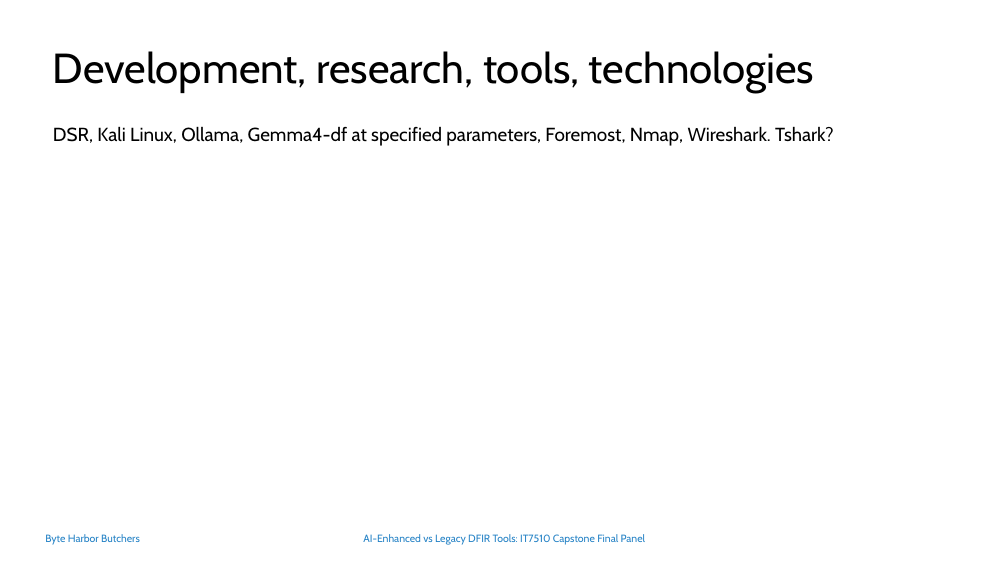
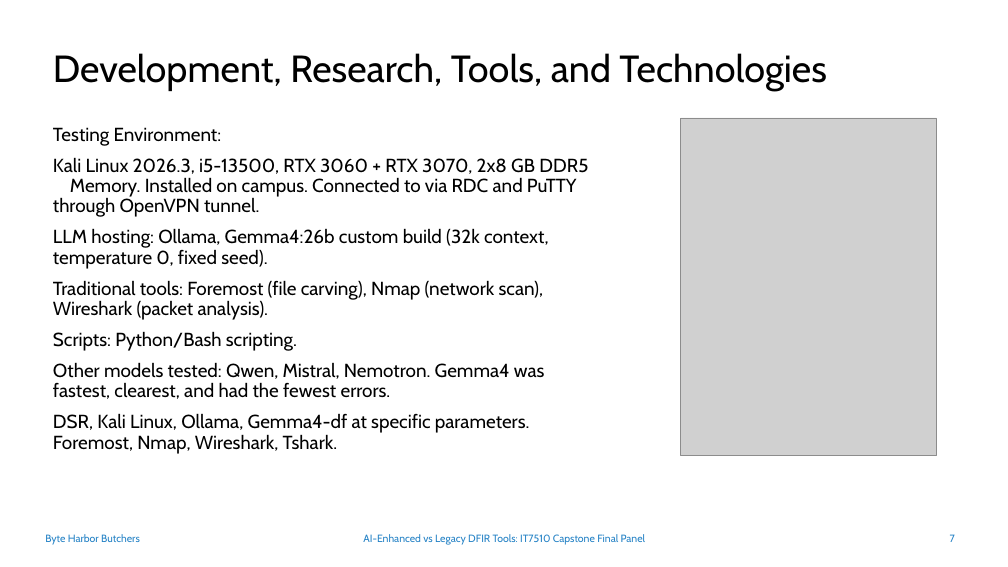
Before and after one commit to DavidSushames/BHB-Capstone, a slide deck: slide 7 of Academic Documents/Final Panel Presentation/Final Panel Slides 1.1 - DS.pptx (slide 5 before the commit). Drawn at 1008x567 pixels with LibreOffice and Linux fonts; fonts in the diff are those of the drawing; grey boxes stand for pictures; background and template pictures are left out. Boxes give left, top, right and bottom in pixels: in the first picture for what was removed or moved away, otherwise in the second. Text is boxed around its words. In the diff, an @@ line names an element or a change of style, - is before the commit and + after.

```diff
--- a/Academic Documents/Final Panel Presentation/Final Panel Slides 1.1 - DS.pptx
+++ b/Academic Documents/Final Panel Presentation/Final Panel Slides 1.1 - DS.pptx
@@ title at [53, 53, 826, 91]: text changed; size 40 to 36 pt @@
-Development, research, tools, technologies
+Development, Research, Tools, and Technologies
@@ picture added at [681, 118, 937, 456] @@
@@ text at [53, 127, 588, 454]: text changed @@
-DSR, Kali Linux, Ollama, Gemma4-df at specified parameters, Foremost, Nmap, Wireshark. Tshark?
+Testing Environment:
+Kali Linux 2026.3, i5-13500, RTX 3060 + RTX 3070, 2x8 GB DDR5 Memory. Installed on campus. Connected to via RDC and PuTTY through OpenVPN tunnel.
+LLM hosting: Ollama, Gemma4:26b custom build (32k context, temperature 0, fixed seed).
+Traditional tools: Foremost (file carving), Nmap (network scan), Wireshark (packet analysis).
+Scripts: Python/Bash scripting.
+Other models tested: Qwen, Mistral, Nemotron. Gemma4 was fastest, clearest, and had the fewest errors.
+DSR, Kali Linux, Ollama, Gemma4-df at specific parameters. Foremost, Nmap, Wireshark, Tshark.
@@ page number added at [950, 534, 955, 542], 10 pt, text #2683C6 @@
+7
```
Also in this commit, not shown: 5 other slides changed, 16 slides added, 9 slides removed, 2 other files.
